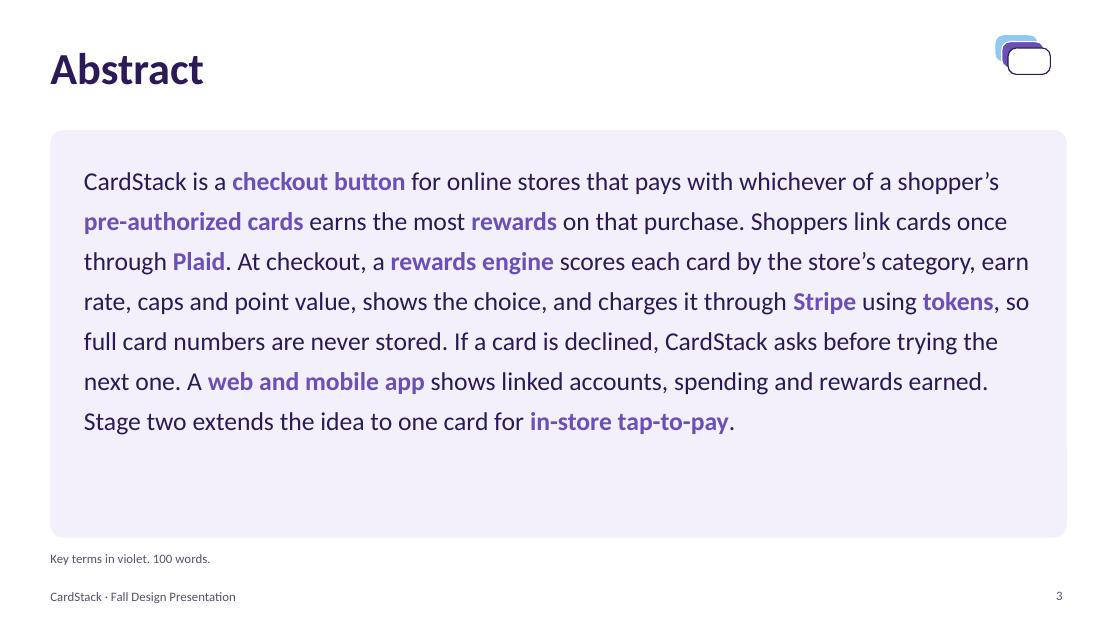
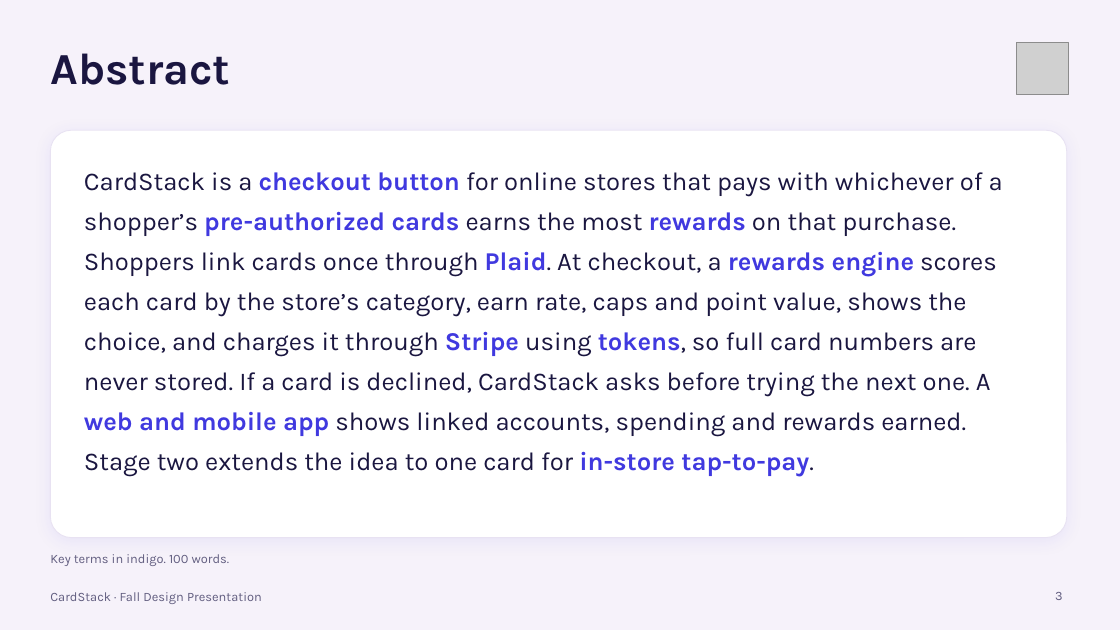
Before and after one commit to Maya2234/capstone, a slide deck: slide 3 of Presentation/CardStack_Design_Presentation_Draft.pptx. Drawn at 1120x630 pixels with LibreOffice and Linux fonts; fonts in the diff are those of the drawing; grey boxes stand for pictures. Boxes give left, top, right and bottom in pixels: in the first picture for what was removed or moved away, otherwise in the second. Text is boxed around its words. In the diff, an @@ line names an element or a change of style, - is before the commit and + after.

```diff
--- a/Presentation/CardStack_Design_Presentation_Draft.pptx
+++ b/Presentation/CardStack_Design_Presentation_Draft.pptx
@@ background #FFFFFF to #F6F2FA @@
@@ title "Abstract" at bbox=[50, 53, 230, 85]: font Calibri to Karla, text colour #2B1A55 to #1A1640 @@
@@ rounded rectangle removed at bbox=[996, 35, 1038, 62] @@
@@ rounded rectangle removed at bbox=[1002, 42, 1044, 69] @@
@@ rounded rectangle removed at bbox=[1008, 48, 1050, 75] @@
@@ picture added at bbox=[1017, 42, 1069, 94] @@
@@ rounded rectangle at bbox=[50, 130, 1067, 538]: fill #F3F0FB to #FFFFFF; outline none to #E8E2F2 0.75 pt; shadow on; proportions changed @@
@@ text "CardStack is a checkout button ..." at bbox=[84, 172, 1003, 476]: font Calibri to Karla; text colour #2B1A55 to #1A1640 in "CardStack is a for online stores that ..."; text colour #6B4FB8 to #4039DF in "checkout button pre-authorized cards rewards Plaid. rewards ..." @@
@@ text at bbox=[50, 554, 230, 566]: text changed; font Calibri to Karla; text colour #57536E to #625E80 @@
-Key terms in violet. 100 words.
+Key terms in indigo. 100 words.
@@ text "CardStack · Fall Design Presentation" at bbox=[50, 592, 262, 604]: font Calibri to Karla, text colour #57536E to #625E80 @@
@@ page number at bbox=[1055, 592, 1063, 600]: font Calibri to Karla, text colour #57536E to #625E80 @@
```
Also in this commit, not shown: 15 other slides changed, 1 other file.
